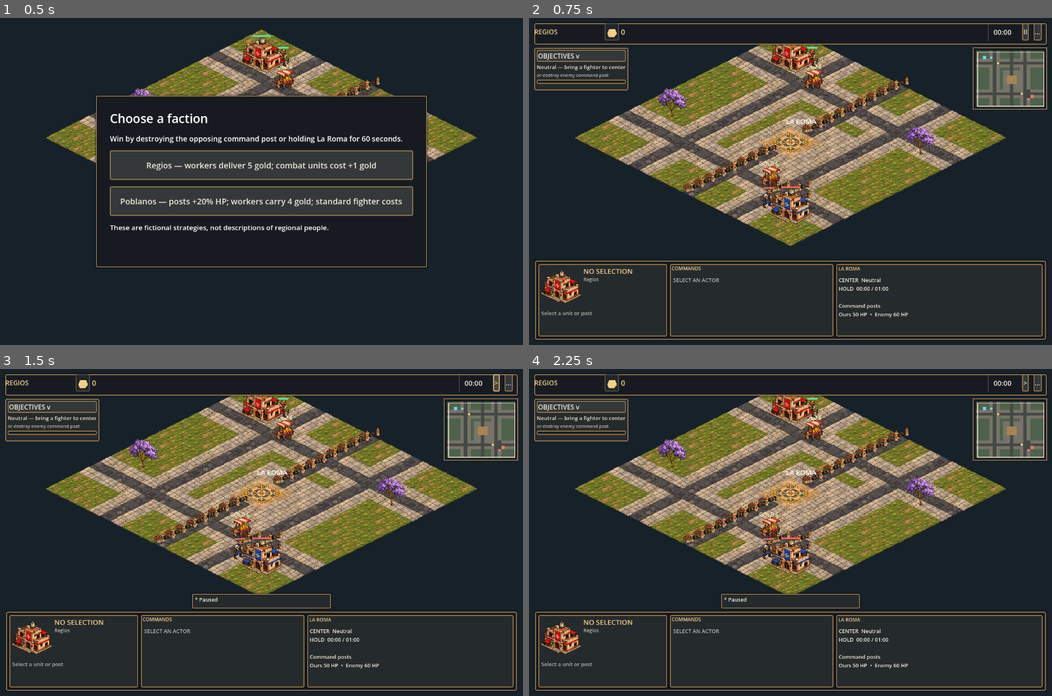
Above: before the commit, frames 1-4 (two rows, left to right).
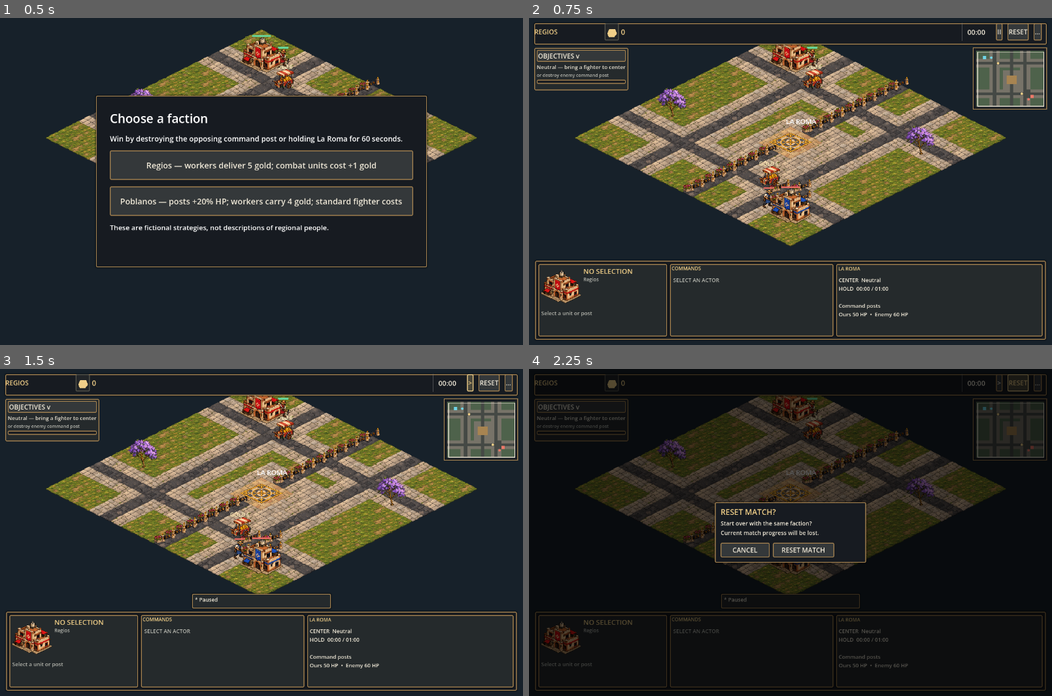
Above: after the commit, the same moments.

Repository: danybgoode/aomx
Game: Godot game, scene res://skirmish_main.tscn
The game is run twice, just before and just after one commit, with the same random seed, the same clock (stepped at 60 frames per second) and the same inputs.
Inputs (mouse positions are in pixels of both pictures, inside the frame that each line leads up to):
- Up to frame 1 (0.5 s): no input
- Up to frame 2 (0.75 s): click "Regios — workers deliver 5 go…" at 0.5 s
- Up to frame 3 (1.5 s): click "II" at 1.25 s
- Up to frame 4 (2.25 s): click (1020, 382) at 2 s, where only the run after the commit has a clickable "RESET"

Frame 1 is identical in both runs. In frame 2, 0.3% of the frame differs, in the area x 82-96%, y 1-7%; in frame 3, 0.3%; in frame 4, 91%, in the area x 0-100%, y 0-100%.

Commit message:
Scale gameplay HUD with desktop window and add reset control

Diff:
--- a/game/skirmish_main.gd
+++ b/game/skirmish_main.gd
@@ -111,6 +111,7 @@
 	hud_ui.minimap.terrain_classifier = Callable(self, "_terrain_id")
 	hud_ui.menu_requested.connect(_toggle_diagnostics)
 	hud_ui.pause_requested.connect(_toggle_pause)
+	hud_ui.restart_requested.connect(_restart_match)
 	hud = hud_ui.diagnostics_label
 	selection_title = hud_ui.selection_title
 	selection_details = hud_ui.selection_details
@@ -137,8 +138,16 @@
 	hud_ui.pause_button.text = ">" if paused else "II"
 	hud_ui.show_notice("Paused" if paused else "Resumed")
 
+func _restart_match() -> void:
+	if choosing_faction:
+		return
+	_start_match(sim.factions[Skirmish.HUMAN])
+	hud_ui.show_notice("New match started")
+
 func _navigate_minimap(tile: Vector2i) -> void:
-	var view_center := Vector2(get_viewport().get_visible_rect().size.x * 0.5, (hud_ui.top.size.y + hud_ui.bottom.position.y) * 0.5)
+	var top_edge: float = (hud_ui.get_global_transform() * (hud_ui.top.position + Vector2(0, hud_ui.top.size.y))).y
+	var bottom_edge: float = (hud_ui.get_global_transform() * hud_ui.bottom.position).y
+	var view_center := Vector2(get_viewport().get_visible_rect().size.x * 0.5, (top_edge + bottom_edge) * 0.5)
 	board_pan = (view_center - BOARD_CENTER - _board_view_offset()) - (_tile_to_screen(tile) - BOARD_CENTER) * board_zoom
 	board_pan = board_pan.clamp(Vector2(-320, -190), Vector2(320, 190))
 	hud_ui.minimap.camera_tile = tile
@@ -250,6 +259,9 @@
 
 func _start_match(faction: String) -> void:
 	sim = Skirmish.new(faction)
+	paused = false
+	hud_ui.pause_button.text = "II"
+	hud_ui.diagnostics.hide()
 	outbox.faction = faction
 	choosing_faction = false
 	setup_panel.hide()
@@ -297,7 +309,7 @@
 	queue_redraw()
 
 func _process(delta: float) -> void:
-	if choosing_faction or paused:
+	if choosing_faction or paused or hud_ui.restart_scrim.visible:
 		return
 	_refresh_hover()
 	if order_flash_seconds > 0.0:
@@ -352,6 +364,10 @@
 		last_event_entities[id] = sim.entities[id].duplicate(true)
 
 func _unhandled_input(event: InputEvent) -> void:
+	if hud_ui != null and hud_ui.restart_scrim.visible:
+		if event is InputEventKey and event.pressed and event.keycode == KEY_ESCAPE:
+			hud_ui.cancel_restart()
+		return
 	if paused:
 		if event is InputEventKey and event.pressed and event.keycode == KEY_SPACE:
 			_toggle_pause()
@@ -689,7 +705,8 @@
 	ui.objective_progress.tooltip_text = _district_note()
 	ui.minimap.sim = sim
 	var visible_view := get_viewport().get_visible_rect().size
-	ui.minimap.view_span = Vector2(20, 20) if visible_view.x >= 1000 else Vector2(clampf(visible_view.x / 48.0, 5, 20), clampf((ui.bottom.position.y - 60.0) / 24.0, 5, 20))
+	var hud_bottom: float = (ui.get_global_transform() * ui.bottom.position).y
+	ui.minimap.view_span = Vector2(20, 20) if visible_view.x >= 1000 else Vector2(clampf(visible_view.x / 48.0, 5, 20), clampf((hud_bottom - 60.0) / 24.0, 5, 20))
 	ui.minimap.queue_redraw()
 	var own_post := sim._find(Skirmish.HUMAN, "command_post")
 	var enemy_post := sim._find(Skirmish.COMPUTER, "command_post")
@@ -897,7 +914,7 @@
 	var view := get_viewport().get_visible_rect().size
 	if view.x >= 1000.0 and view.y >= 700.0:
 		return (view - Vector2(1280, 800)) * 0.5
-	var playable_bottom: float = hud_ui.bottom.position.y if hud_ui != null else view.y - 180.0
+	var playable_bottom: float = (hud_ui.get_global_transform() * hud_ui.bottom.position).y if hud_ui != null else view.y - 180.0
 	return Vector2(view.x * 0.5 - BOARD_CENTER.x, (playable_bottom + 55.0) * 0.5 - BOARD_CENTER.y)
 
 func _screen_to_board(screen: Vector2) -> Vector2:
--- a/game/tests/hud_capture.gd
+++ b/game/tests/hud_capture.gd
@@ -27,6 +27,8 @@
 		client.selected_ids.clear()
 		client.selected_ids.append(client.selected_id)
 	client._update_hud()
+	if mode == "reset":
+		client.hud_ui.restart_button.pressed.emit()
 	client.queue_redraw()
 	for i in 8:
 		await process_frame
--- a/game/tests/skirmish_client_test.gd
+++ b/game/tests/skirmish_client_test.gd
@@ -182,26 +182,53 @@
 	client._select_subset(wing_id)
 	check(client.selected_ids == [wing_id] and not client.hud_ui.group_grid.visible,
 		"portrait subset returns to one unit")
-	client.hud_ui.set_anchors_preset(Control.PRESET_TOP_LEFT)
-	for viewport_size in [Vector2(1536, 960), Vector2(1920, 1080), Vector2(844, 390), Vector2(390, 844)]:
-		client.hud_ui.size = viewport_size
-		client.hud_ui._layout()
+	var baseline_top_height := 52.0
+	for viewport_size in [Vector2i(1536, 960), Vector2i(1920, 1080), Vector2i(844, 390), Vector2i(390, 844)]:
+		root.size = viewport_size
+		await process_frame
 		var bar: Panel = client.hud_ui.bottom
 		var map: Control = client.hud_ui.minimap
-		check(bar.position.x >= 0 and bar.position.y >= 0 and bar.position.x + bar.size.x <= viewport_size.x and bar.position.y + bar.size.y <= viewport_size.y,
+		var bar_rect: Rect2 = bar.get_global_rect()
+		var map_rect: Rect2 = map.get_global_rect()
+		var top_rect: Rect2 = client.hud_ui.top.get_global_rect()
+		check(bar_rect.position.x >= 0 and bar_rect.position.y >= 0 and bar_rect.end.x <= viewport_size.x and bar_rect.end.y <= viewport_size.y,
 			"bottom HUD stays inside %s viewport" % viewport_size)
-		check(map.position.x >= 0 and map.position.y >= 0 and map.position.x + map.size.x <= viewport_size.x and map.position.y + map.size.y <= viewport_size.y,
+		check(map_rect.position.x >= 0 and map_rect.position.y >= 0 and map_rect.end.x <= viewport_size.x and map_rect.end.y <= viewport_size.y,
 			"minimap stays inside %s viewport" % viewport_size)
+		check(top_rect.position.x >= 0 and top_rect.end.x <= viewport_size.x and top_rect.end.y <= viewport_size.y,
+			"top HUD stays inside %s viewport" % viewport_size)
+		if viewport_size.x >= 1280:
+			check(top_rect.size.y > baseline_top_height and bar_rect.size.y > 193.0,
+				"desktop top and bottom HUD grow with the battlefield at %s" % viewport_size)
 		if viewport_size.x < 950:
 			for button in client.command_buttons.values():
 				if button.visible:
-					check(button.size.y >= 44, "mobile command touch target is at least 44 pixels high")
-	client.hud_ui.set_anchors_and_offsets_preset(Control.PRESET_FULL_RECT)
-	client.hud_ui._layout()
+					check(button.get_global_rect().size.y >= 44, "mobile command touch target is at least 44 pixels high")
+	root.size = original_window_size
+	await process_frame
 	client.sim.entities[client.sim._find(Skirmish.COMPUTER, "command_post")].hp = 0
 	client._process(0.1)
 	check(client.outbox.state.events.size() == 5 and client.outbox.state.events[4].event.faction == Skirmish.POBLANOS,
 		"second faction completion keeps its chosen faction")
+	var finished_match_id: String = client.match_id
+	client._toggle_pause()
+	client.hud_ui.restart_button.pressed.emit()
+	check(client.hud_ui.restart_scrim.visible and client.match_id == finished_match_id,
+		"visible reset asks before discarding match progress")
+	var reset_prompt_tick: int = client.sim.tick_number
+	client._process(0.5)
+	check(client.sim.tick_number == reset_prompt_tick, "reset confirmation holds simulation time")
+	client.hud_ui.cancel_restart()
+	check(not client.hud_ui.restart_scrim.visible and client.match_id == finished_match_id,
+		"canceling reset keeps the current match")
+	client.hud_ui.restart_button.pressed.emit()
+	client.hud_ui.restart_confirm.pressed.emit()
+	check(client.match_id != finished_match_id and client.sim.tick_number == 0 and client.sim.result.is_empty(),
+		"visible reset button starts a fresh match")
+	check(client.sim.factions[Skirmish.HUMAN] == Skirmish.POBLANOS and not client.paused and client.hud_ui.pause_button.text == "II",
+		"reset retains the faction and clears pause state")
+	check(client.outbox.state.events.size() == 6 and client.outbox.state.events[5].event.type == "match_started",
+		"reset saves exactly one new match start")
 	root.remove_child(client)
 	client.queue_free()
 	DirAccess.remove_absolute(ProjectSettings.globalize_path(path))
--- a/game/ui/battle_hud.gd
+++ b/game/ui/battle_hud.gd
@@ -5,6 +5,7 @@
 signal navigate(tile: Vector2i)
 signal menu_requested
 signal pause_requested
+signal restart_requested
 
 const HudSkin = preload("res://ui/hud_skin.gd")
 const CommandButton = preload("res://ui/command_button.gd")
@@ -42,7 +43,11 @@
 var faction_label: Label
 var timer_label: Label
 var pause_button: Button
+var restart_button: Button
 var menu_button: Button
+var restart_scrim: ColorRect
+var restart_dialog: Panel
+var restart_confirm: Button
 var selection_panel: Panel
 var selection_portrait: TextureRect
 var group_grid: GridContainer
@@ -73,9 +78,19 @@
 
 func _ready() -> void:
 	mouse_filter = Control.MOUSE_FILTER_IGNORE
-	set_anchors_and_offsets_preset(Control.PRESET_FULL_RECT)
+	set_anchors_preset(Control.PRESET_TOP_LEFT)
 	_build()
 	resized.connect(_layout)
+	get_viewport().size_changed.connect(_resize_for_viewport)
+	_resize_for_viewport()
+
+func _resize_for_viewport() -> void:
+	var view := get_viewport().get_visible_rect().size
+	var factor := 1.0
+	if view.x >= 950.0 and view.y >= 560.0:
+		factor = clampf(minf(view.x / 1280.0, view.y / 800.0), 1.0, 1.75)
+	scale = Vector2.ONE * factor
+	size = view / factor
 	_layout()
 
 func _panel(parent: Node, padding: int = 8, stronger: bool = false) -> Panel:
@@ -128,6 +143,9 @@
 	pause_button = _button(top_row, "II")
 	pause_button.tooltip_text = "Pause / resume • Space"
 	pause_button.pressed.connect(func() -> void: pause_requested.emit())
+	restart_button = _button(top_row, "RESET")
+	restart_button.tooltip_text = "Start a fresh match as the same faction • R opens faction choice"
+	restart_button.pressed.connect(func() -> void: restart_scrim.show())
 	menu_button = _button(top_row, "...")
 	menu_button.tooltip_text = "Settings, alpha support and diagnostics"
 	menu_button.pressed.connect(func() -> void: menu_requested.emit())
@@ -249,6 +267,31 @@
 	support_copy = _button(diag_col, "Copy support ID")
 	diagnostics.hide()
 
+	restart_scrim = ColorRect.new()
+	restart_scrim.color = Color(0, 0, 0, 0.65)
+	restart_scrim.mouse_filter = Control.MOUSE_FILTER_STOP
+	restart_scrim.z_index = 30
+	add_child(restart_scrim)
+	restart_dialog = _panel(restart_scrim, 12, true)
+	_label(restart_dialog, "RESET MATCH?", 19, HudSkin.GOLD).position = Vector2(14, 10)
+	var warning := _label(restart_dialog, "Start over with the same faction?\nCurrent match progress will be lost.", 14)
+	warning.position = Vector2(14, 42)
+	warning.size = Vector2(340, 50)
+	var cancel_reset := _button(restart_dialog, "CANCEL")
+	cancel_reset.position = Vector2(14, 99)
+	cancel_reset.size = Vector2(120, 36)
+	cancel_reset.pressed.connect(cancel_restart)
+	restart_confirm = _button(restart_dialog, "RESET MATCH")
+	restart_confirm.position = Vector2(142, 99)
+	restart_confirm.size = Vector2(150, 36)
+	restart_confirm.pressed.connect(func() -> void:
+		restart_scrim.hide()
+		restart_requested.emit())
+	restart_scrim.hide()
+
+func cancel_restart() -> void:
+	restart_scrim.hide()
+
 func _layout() -> void:
 	if top == null:
 		return
@@ -257,15 +300,18 @@
 	var portrait := w < 620
 	var mobile := w < 950 or h < 560
 	var margin := 7.0 if mobile else 13.0
-	var top_h := 44.0 if mobile else 52.0
+	var top_h := 52.0
 	top.position = Vector2(margin, margin)
 	top.size = Vector2(w - margin * 2.0, top_h)
 	var top_row: HBoxContainer = top.get_node("TopRow")
 	top_row.position = Vector2.ZERO
 	top_row.size = top.size - Vector2(12, 10)
+	top_row.add_theme_constant_override("separation", 4 if mobile else 12)
 	faction_label.custom_minimum_size.x = 70 if mobile else 160
 	faction_label.add_theme_font_size_override("font_size", 12 if mobile else 16)
 	timer_label.add_theme_font_size_override("font_size", 13 if mobile else 17)
+	timer_label.custom_minimum_size.x = 48 if mobile else 58
+	restart_button.add_theme_font_size_override("font_size", 12 if mobile else 16)
 	var bottom_h := 222.0 if portrait else (122.0 if mobile else 193.0)
 	var bottom_w := minf(w - 2.0 * margin, 1250.0) if not mobile else w - 2.0 * margin
 	bottom.position = Vector2((w - bottom_w) * 0.5, h - bottom_h - margin)
@@ -343,6 +389,10 @@
 	var diag_content: VBoxContainer = diagnostics.get_child(0)
 	diag_content.position = Vector2(12, 12)
 	diag_content.size = diagnostics.size - Vector2(24, 24)
+	restart_scrim.position = Vector2.ZERO
+	restart_scrim.size = size
+	restart_dialog.size = Vector2(minf(370, w - 24), 148)
+	restart_dialog.position = (size - restart_dialog.size) * 0.5
 
 func _layout_selection(portrait: bool, mobile: bool) -> void:
 	var s := selection_panel.size
Not shown, changed: Roadmap/02-civilizations-and-world/readable-battlefield-hud/sprint-3.md
Not shown, changed: docs/art/ui-component-spec.md
Not shown, changed: docs/screenshots/readable-hud/README.md
Not shown, changed: docs/screenshots/readable-hud/desktop-1536x960.png
Not shown, changed: docs/screenshots/readable-hud/desktop-1920x1080.png
Not shown, changed: docs/screenshots/readable-hud/mobile-390x844.png
Not shown, changed: docs/screenshots/readable-hud/mobile-844x390.png
Not shown, changed: game/README.md
